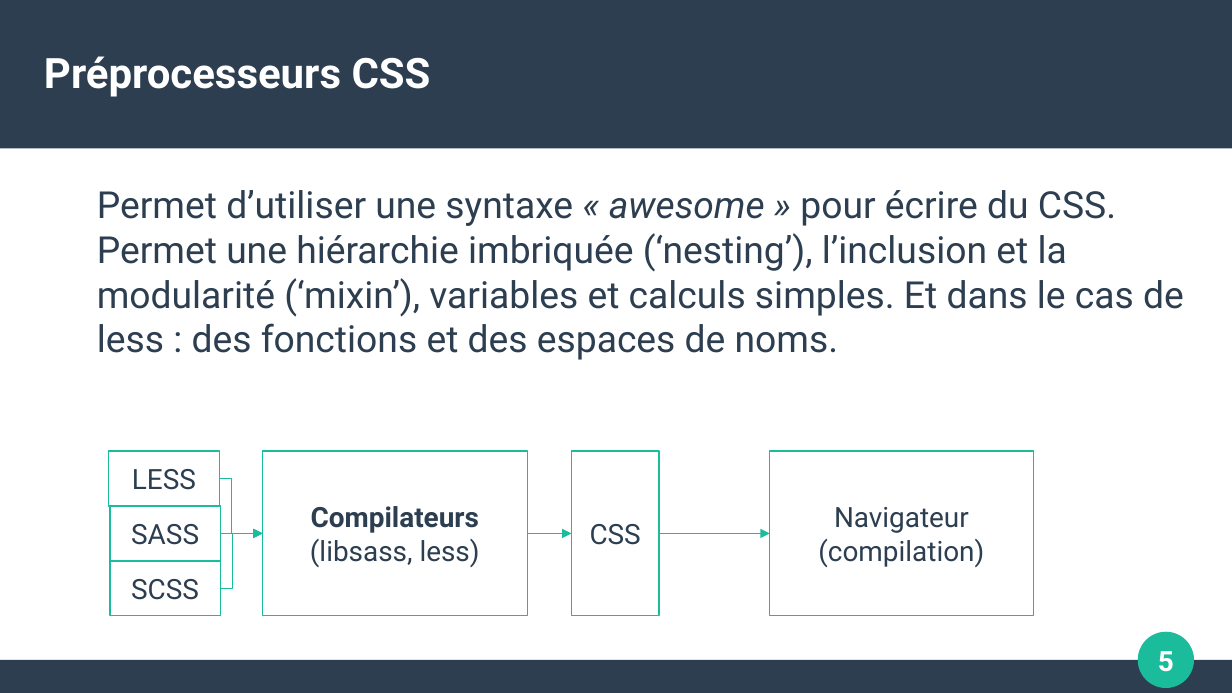
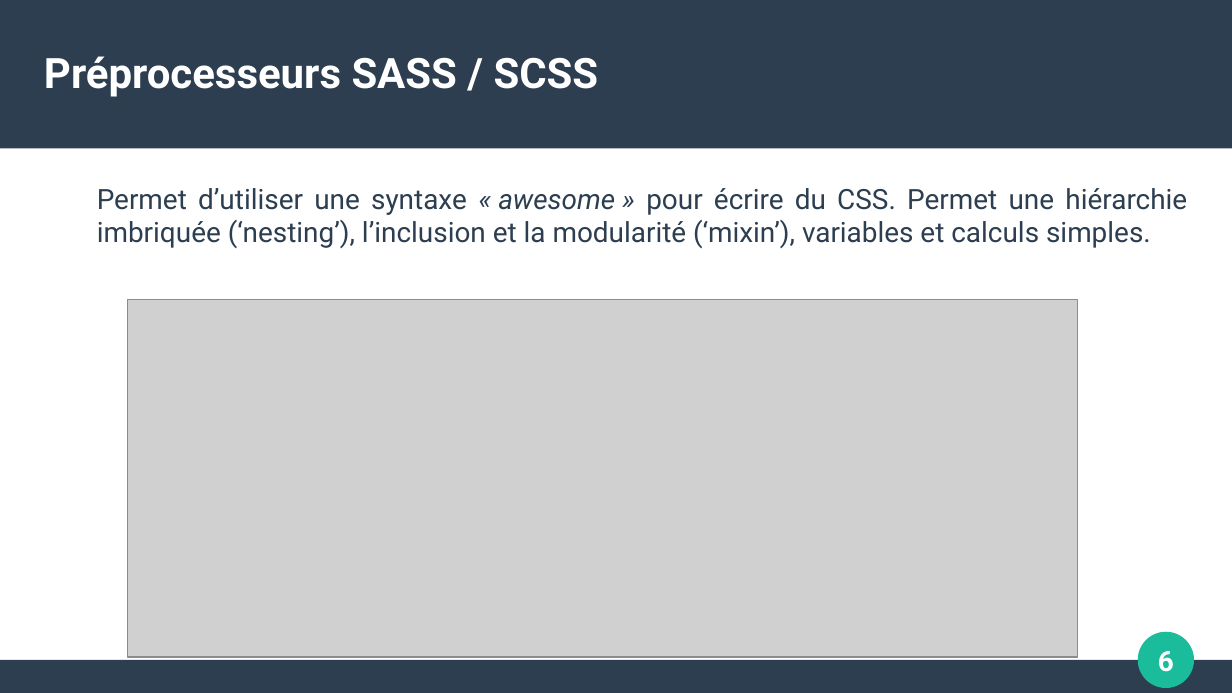
Before and after one commit to OLFP-RAN-2021/Adrien, a slide deck: slide 6 of devoirs/compiler-css/Preprocesseur.odp (slide 5 before the commit). Drawn at 1232x693 pixels with LibreOffice and Linux fonts; fonts in the diff are those of the drawing; grey boxes stand for pictures. Boxes give left, top, right and bottom in pixels: in the first picture for what was removed or moved away, otherwise in the second. Text is boxed around its words. In the diff, an @@ line names an element or a change of style, - is before the commit and + after.

```diff
--- a/devoirs/compiler-css/Preprocesseur.odp
+++ b/devoirs/compiler-css/Preprocesseur.odp
@@ title at (44,56,599,97): text changed @@
-Préprocesseurs CSS
+Préprocesseurs SASS / SCSS
@@ text at (97,188,1187,248): text changed; size 24 to 18 pt @@
-Permet d’utiliser une syntaxe « awesome » pour écrire du CSS. Permet une hiérarchie imbriquée (‘nesting’), l’inclusion et la modularité (‘mixin’), variables et calculs simples. Et dans le cas de less : des fonctions et des espaces de noms.
+Permet d’utiliser une syntaxe « awesome » pour écrire du CSS. Permet une hiérarchie imbriquée (‘nesting’), l’inclusion et la modularité (‘mixin’), variables et calculs simples.
@@ picture added at (127,300,1079,657) @@
@@ rectangle removed at (108,452,220,506) @@
-LESS
@@ elbow arrow removed from (220, 478) to (263, 533) @@
@@ rectangle removed at (263,452,528,617) @@
-Compilateurs
-(libsass, less)
@@ rectangle removed at (571,452,658,617) @@
-CSS
@@ rectangle removed at (770,452,1034,617) @@
-Navigateur
-(compilation)
@@ rectangle removed at (110,506,220,561) @@
-SASS
@@ elbow arrow removed from (220, 533) to (263, 533) @@
@@ elbow arrow removed from (220, 589) to (263, 533) @@
@@ elbow arrow removed from (529, 533) to (571, 533) @@
@@ elbow arrow removed from (661, 533) to (770, 533) @@
@@ rectangle removed at (110,561,220,616) @@
-SCSS
@@ page number at (1158,651,1174,672): text changed @@
-5
+6
```
Also in this commit, not shown: 3 other slides changed, 4 slides added, 1 other file.
